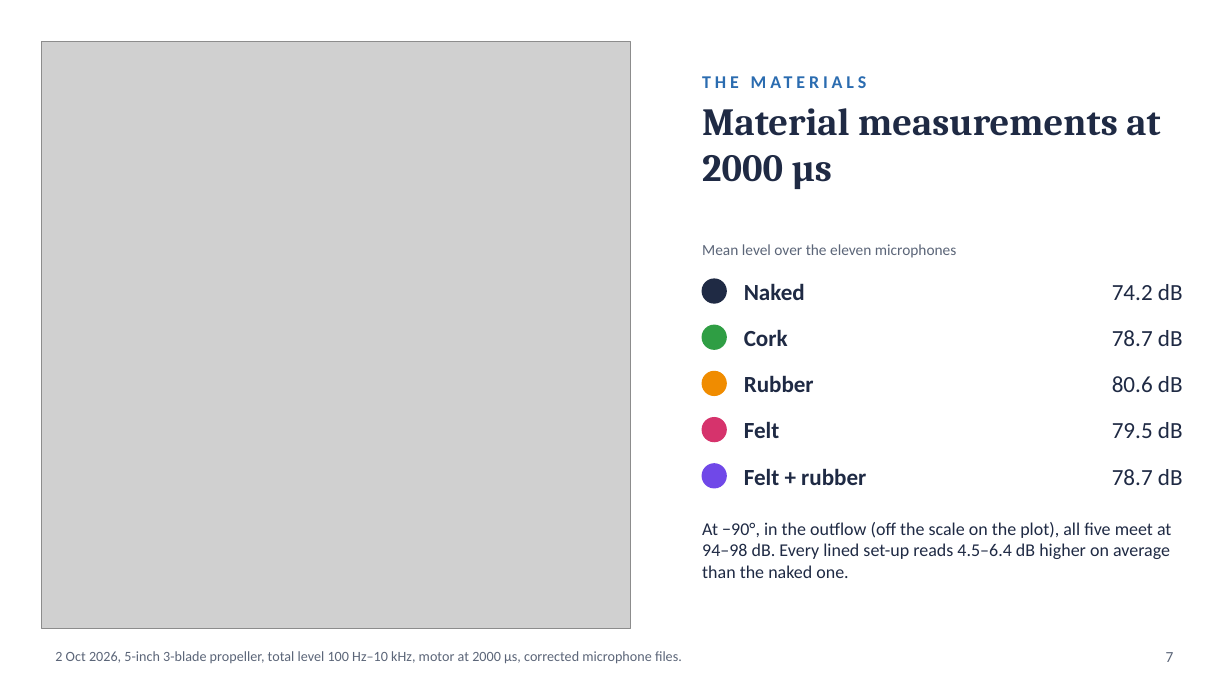
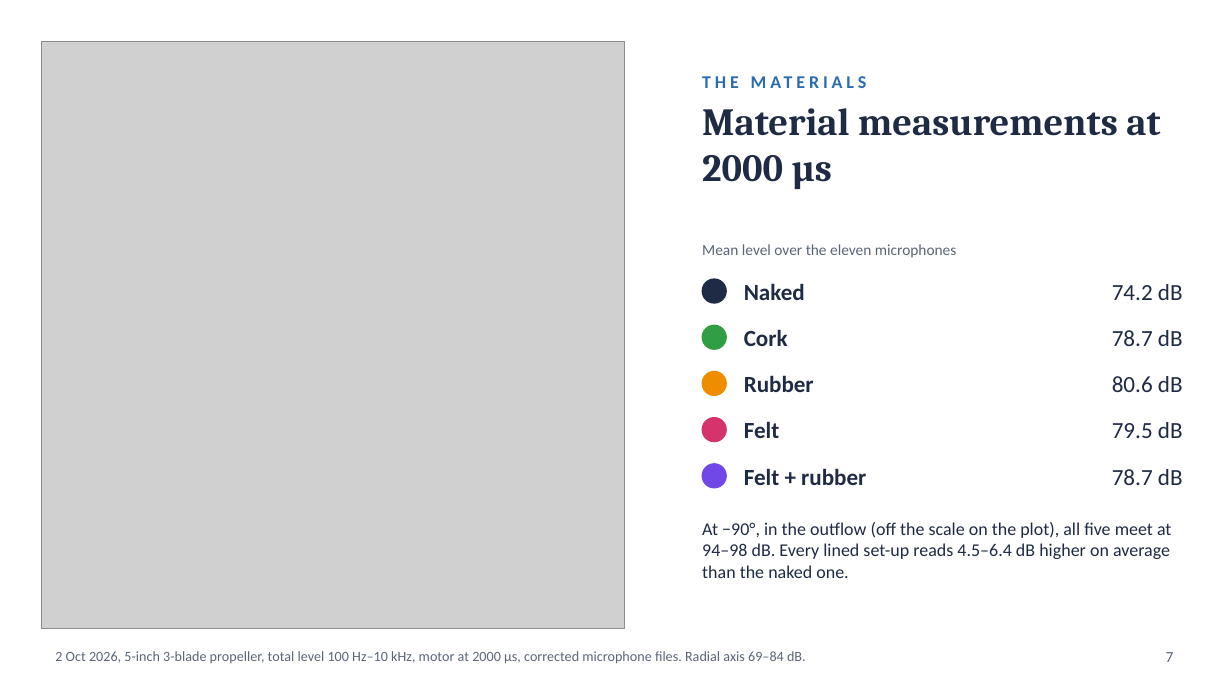
Before and after one commit to asdfgh0318/SoundVisualizer, a slide deck: slide 7 of docs/analysis/chamber-final-2026-10-01/slides/chamber-slides.pptx. Drawn at 1232x693 pixels with LibreOffice and Linux fonts; fonts in the diff are those of the drawing; grey boxes stand for pictures. Boxes give left, top, right and bottom in pixels: in the first picture for what was removed or moved away, otherwise in the second. Text is boxed around its words. In the diff, an @@ line names an element or a change of style, - is before the commit and + after.

```diff
--- a/docs/analysis/chamber-final-2026-10-01/slides/chamber-slides.pptx
+++ b/docs/analysis/chamber-final-2026-10-01/slides/chamber-slides.pptx
@@ picture: place and size @@
-picture at <box>42,42,630,628</box>
+picture at <box>42,42,625,628</box>
@@ text at <box>55,651,806,664</box>: text changed @@
-2 Oct 2026, 5-inch 3-blade propeller, total level 100 Hz–10 kHz, motor at 2000 µs, corrected microphone files.
+2 Oct 2026, 5-inch 3-blade propeller, total level 100 Hz–10 kHz, motor at 2000 µs, corrected microphone files. Radial axis 69–84 dB.
```
Also in this commit, not shown: 3 other files.
